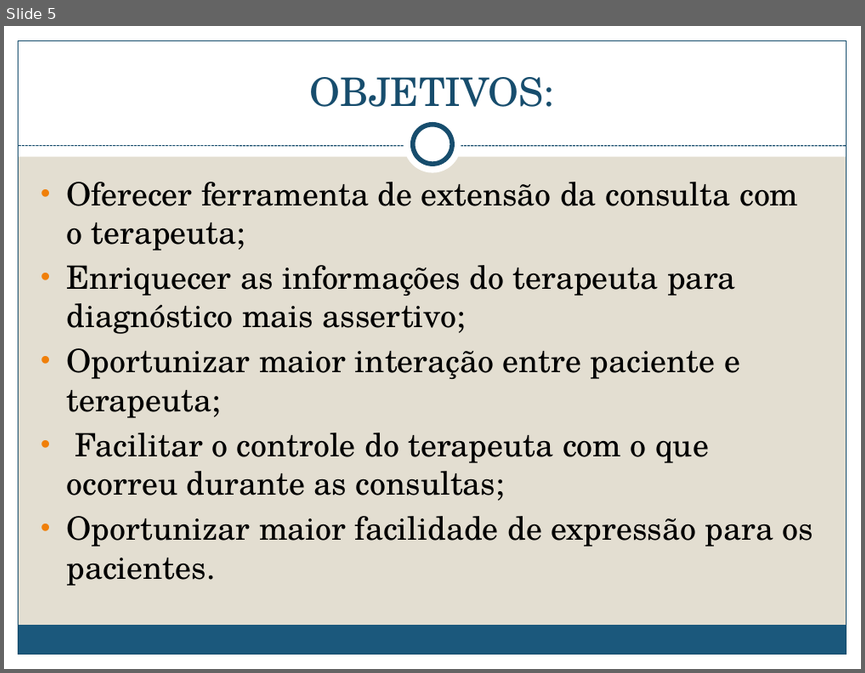
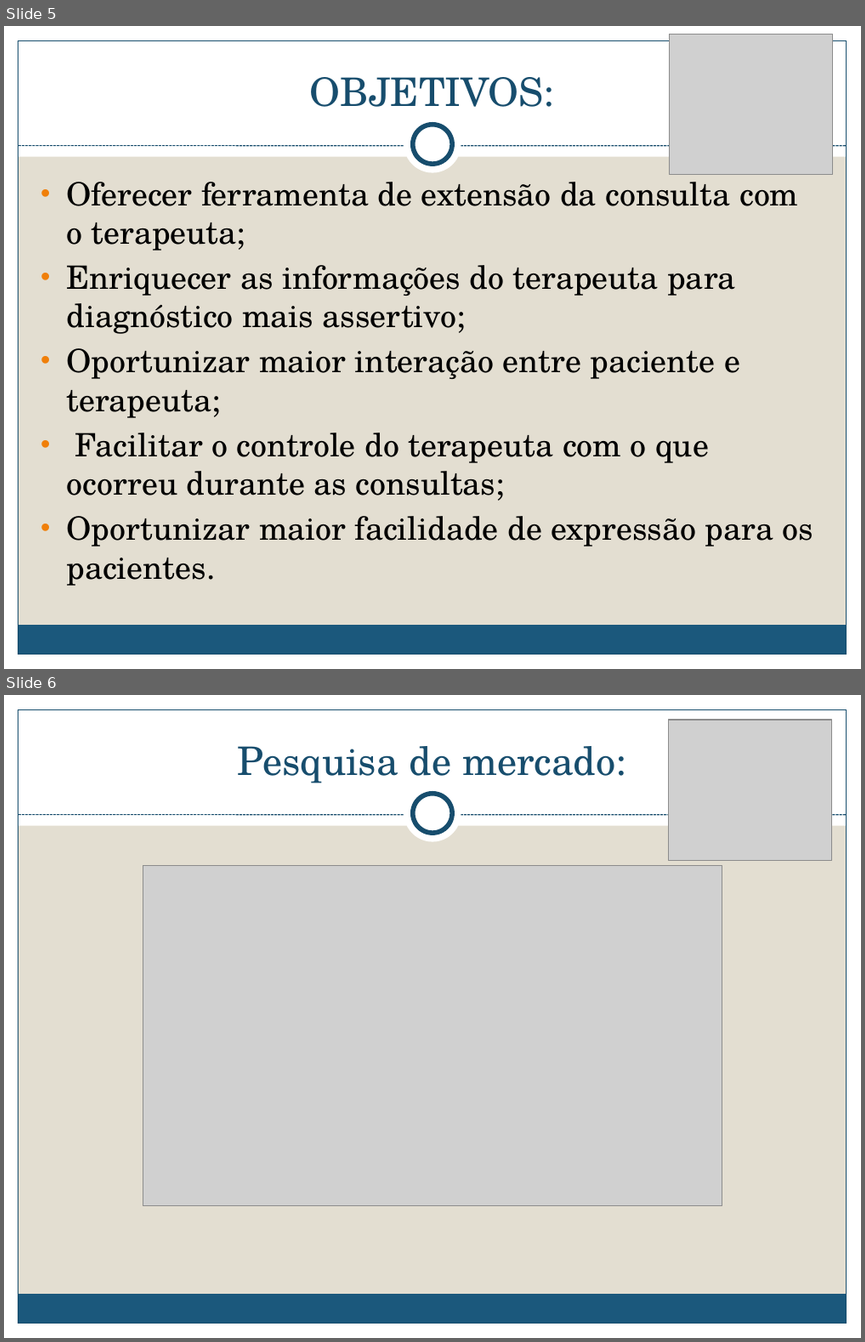
Before and after one commit to jhenitmj/PSIQ, a slide deck: DocumentoPSIQ/PSIQ.pptx. Shown one above the other, each under a label of ours: slide 5 before the commit, slides 5 and 6 after it. The pictures are 865x673 and 865x1342 pixels, drawn with LibreOffice and Linux fonts; fonts in the diff are those of the drawing; grey boxes stand for pictures. Boxes give left, top, right and bottom in pixels: in the first picture for what was removed or moved away, otherwise in the second. Text is boxed around its words. In the diff, an @@ line names an element or a change of style, - is before the commit and + after.

```diff
--- a/DocumentoPSIQ/PSIQ.pptx
+++ b/DocumentoPSIQ/PSIQ.pptx
@@ slide 6 added at [4, 695, 861, 1338], background #E3DED1; not listed: 9 template elements that a slide beside it also shows @@
@@ picture added at [669, 720, 832, 861] @@
@@ title added at [238, 746, 626, 783], 33 pt, text #184E6D @@
+Pesquisa de mercado:
@@ picture added at [143, 866, 722, 1206] @@
@@ slide 5 changed as well @@
@@ picture added at [669, 34, 832, 174] @@
```
Also in this commit, not shown: 8 other slides changed, 2 other slides added, 3 slides removed.
